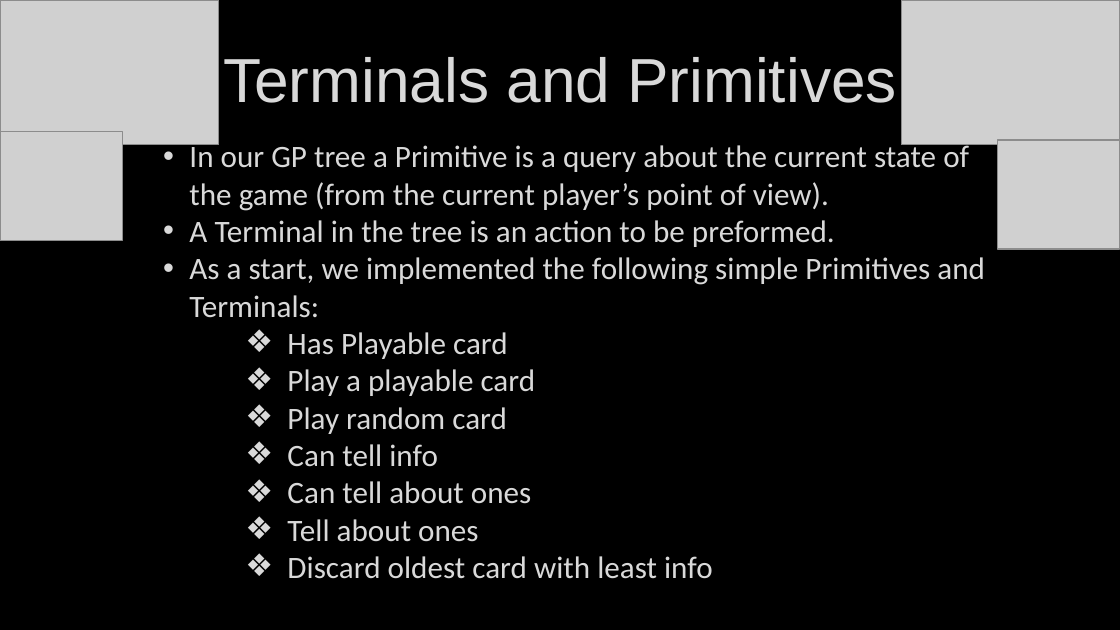
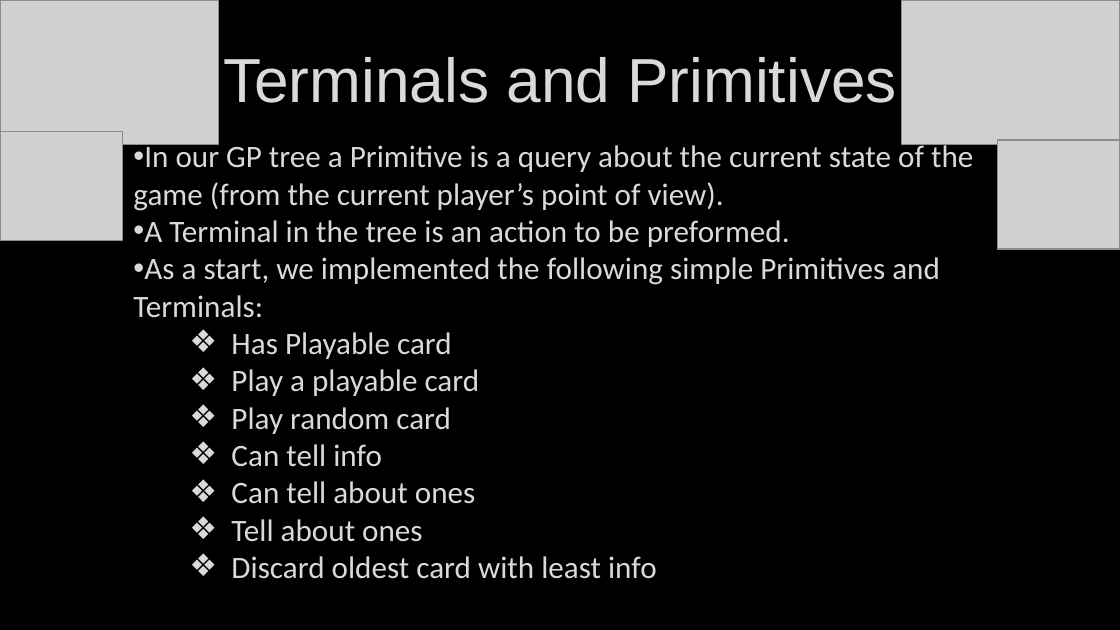
Before and after one commit to Untzi/ec_hanabi, a slide deck: slide 11 of hanabi (1).pptx. Drawn at 1120x630 pixels with LibreOffice and Linux fonts; fonts in the diff are those of the drawing; grey boxes stand for pictures. Boxes give left, top, right and bottom in pixels: in the first picture for what was removed or moved away, otherwise in the second. Text is boxed around its words. In the diff, an @@ line names an element or a change of style, - is before the commit and + after.

```diff
--- a/hanabi (1).pptx
+++ b/hanabi (1).pptx
@@ text "In our GP tree a ..." at <box>133,141,973,579</box>: list level 2 to 1 in "In our GP tree a ..."; list level 2 to 1 in "A Terminal in the tree ..."; list level 2 to 1 in "As a start, we implemented ..."; list level 3 to 2 in "Has Playable card"; list level 3 to 2 in "Play a playable card"; list level 3 to 2 in "Play random card"; list level 3 to 2 in "Can tell info"; list level 3 to 2 in "Can tell about ones"; list level 3 to 2 in "Tell about ones"; list level 3 to 2 in "Discard oldest card with least ..." @@
```
Also in this commit, not shown: 6 other slides changed.
